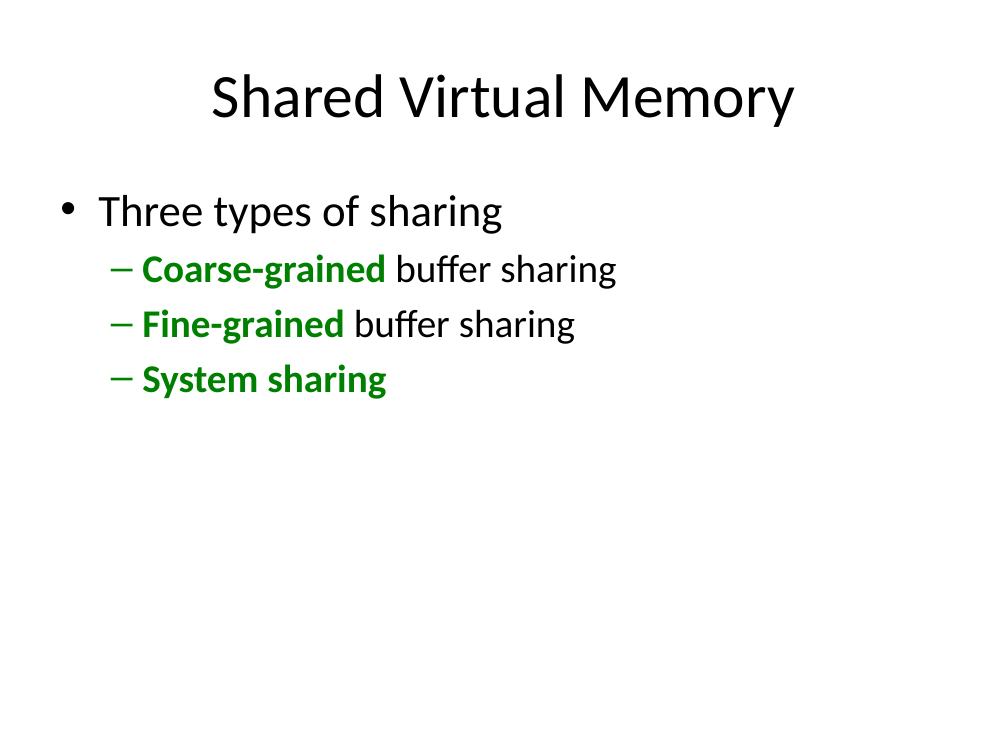
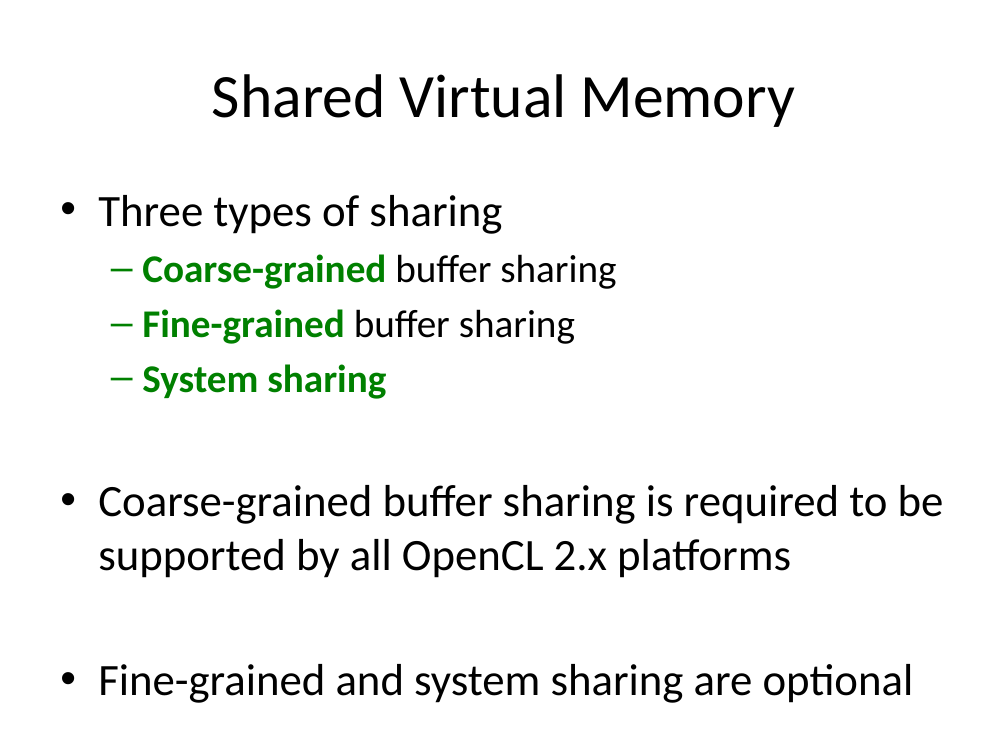
Before and after one commit to UoB-HPC/opencl-training-code, a slide deck: slide 30 of slides/advanced_part1.pptx. Drawn at 1008x756 pixels with LibreOffice and Linux fonts; fonts in the diff are those of the drawing. Boxes give left, top, right and bottom in pixels: in the first picture for what was removed or moved away, otherwise in the second. Text is boxed around its words. In the diff, an @@ line names an element or a change of style, - is before the commit and + after.

```diff
--- a/slides/advanced_part1.pptx
+++ b/slides/advanced_part1.pptx
@@ text at (98,485,944,703): paragraphs added @@
+• Coarse-grained buffer sharing is required to be supported by all OpenCL 2.x platforms
+• Fine-grained and system sharing are optional
```
Also in this commit, not shown: 1 other slide changed.
